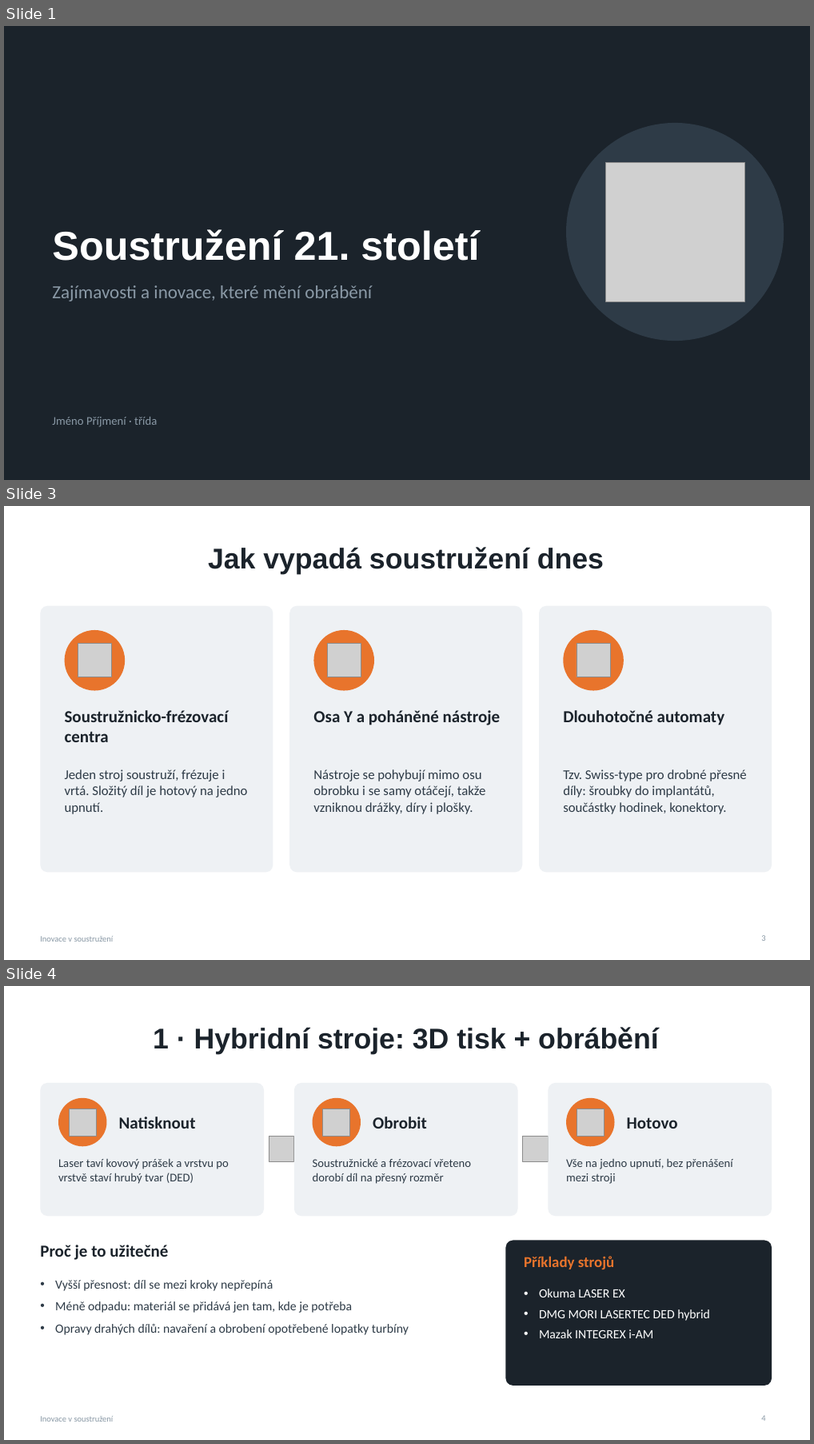
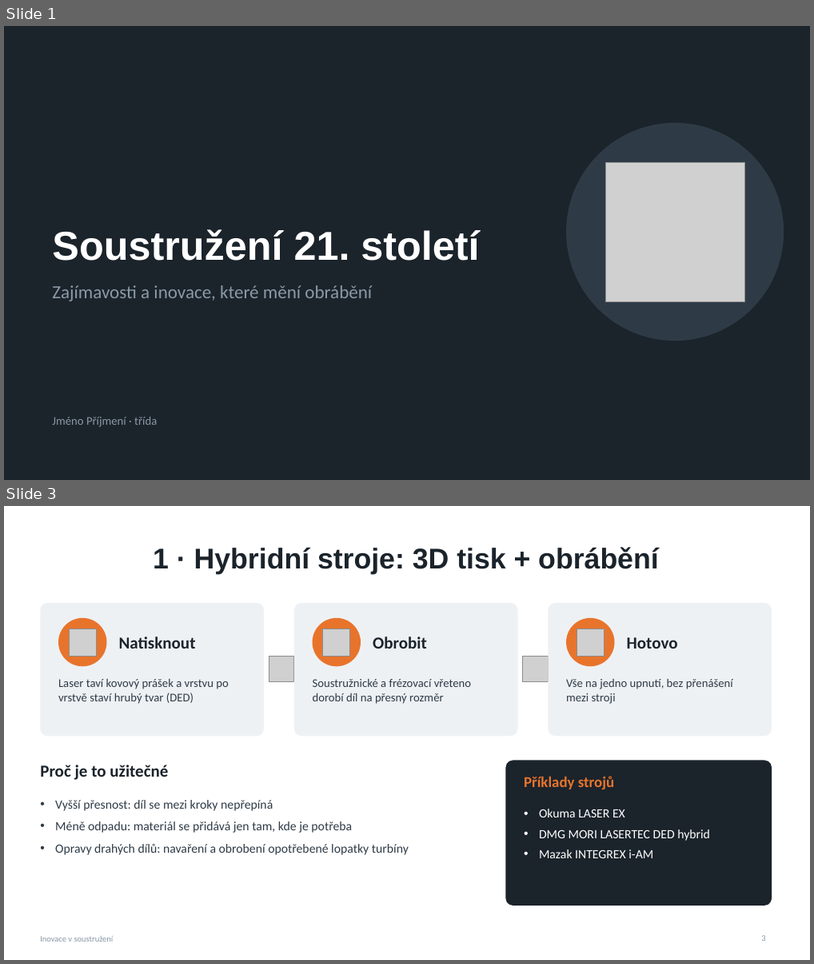
Before and after one commit to dodgeandroll/lol, a slide deck: Inovace_v_soustruzeni.pptx. Shown one above the other, each under a label of ours: slides 1, 3 and 4 before the commit, slides 1 and 3 after it; the slides between them are not shown. The pictures are 814x1444 and 814x964 pixels, drawn with LibreOffice and Linux fonts; fonts in the diff are those of the drawing; grey boxes stand for pictures. Boxes give left, top, right and bottom in pixels: in the first picture for what was removed or moved away, otherwise in the second. Text is boxed around its words. In the diff, an @@ line names an element or a change of style, - is before the commit and + after.

```diff
--- a/Inovace_v_soustruzeni.pptx
+++ b/Inovace_v_soustruzeni.pptx
@@ slide 3 removed at [4, 506, 810, 960], background #FFFFFF; not listed: 1 template element that a slide beside it also shows @@
@@ title removed at [208, 547, 604, 574] @@
-Jak vypadá soustružení dnes
@@ rounded rectangle removed at [40, 606, 274, 872] @@
@@ rounded rectangle removed at [290, 606, 522, 872] @@
@@ rounded rectangle removed at [539, 606, 772, 872] @@
@@ ellipse removed at [65, 630, 125, 691] @@
@@ picture removed at [78, 644, 112, 677] @@
@@ ellipse removed at [314, 630, 374, 691] @@
@@ picture removed at [327, 644, 361, 677] @@
@@ ellipse removed at [563, 630, 624, 691] @@
@@ picture removed at [577, 644, 610, 677] @@
@@ text removed at [65, 710, 229, 742] @@
-Soustružnicko-frézovací centra
@@ text removed at [314, 710, 501, 725] @@
-Osa Y a poháněné nástroje
@@ text removed at [563, 710, 726, 725] @@
-Dlouhotočné automaty
@@ text removed at [65, 769, 248, 814] @@
-Jeden stroj soustruží, frézuje i vrtá. Složitý díl je hotový na jedno upnutí.
@@ text removed at [314, 769, 486, 814] @@
-Nástroje se pohybují mimo osu obrobku i se samy otáčejí, takže vzniknou drážky, díry i plošky.
@@ text removed at [563, 769, 746, 814] @@
-Tzv. Swiss-type pro drobné přesné díly: šroubky do implantátů, součástky hodinek, konektory.
@@ page number removed at [762, 935, 766, 940] @@
-3
@@ what was slide 4 is now slide 3 @@
@@ page number at [762, 935, 766, 940]: text changed @@
-4
+3
```
Also in this commit, not shown: 4 slides changed, 2 slides added, 1 other slide removed.
